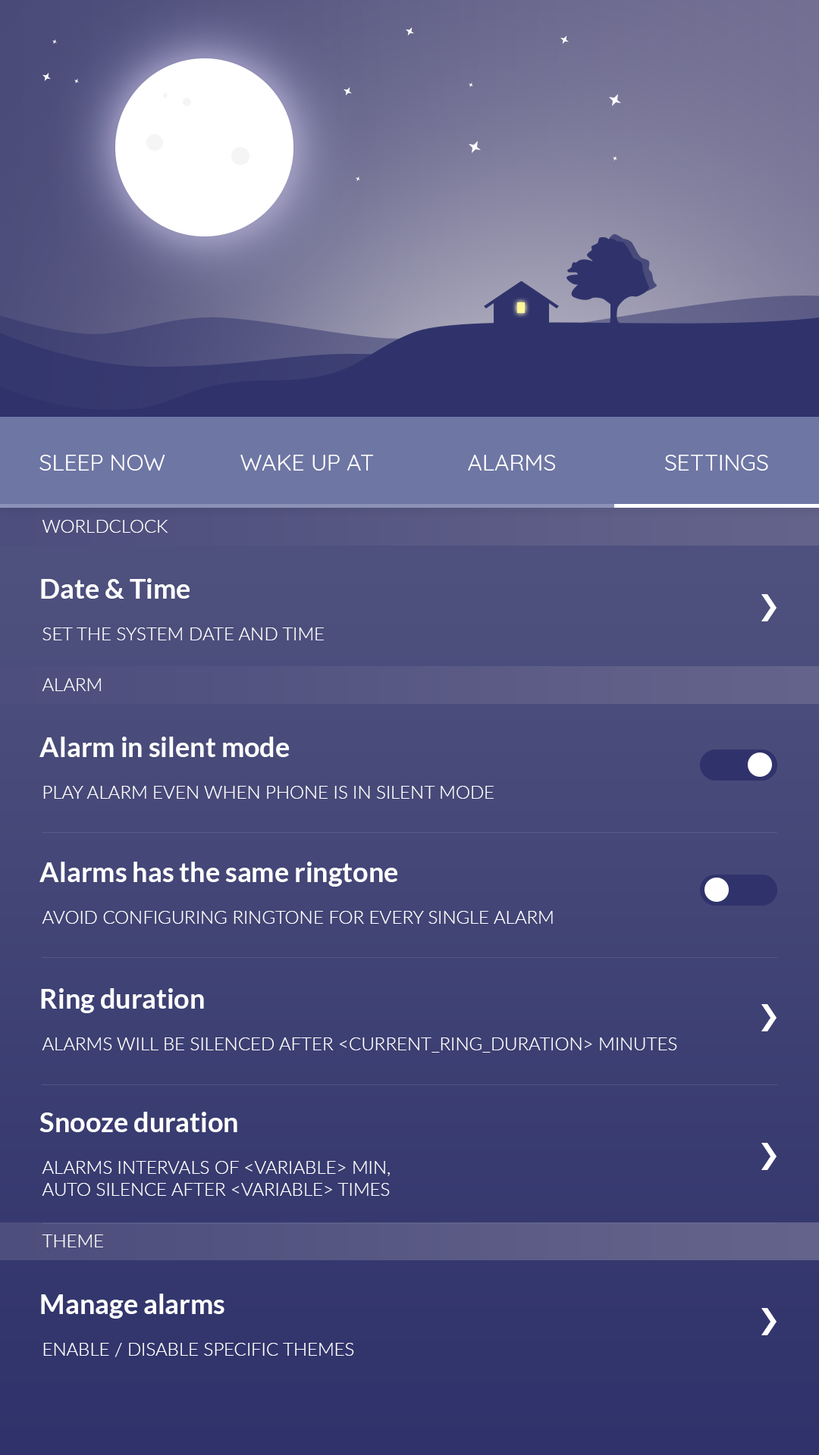
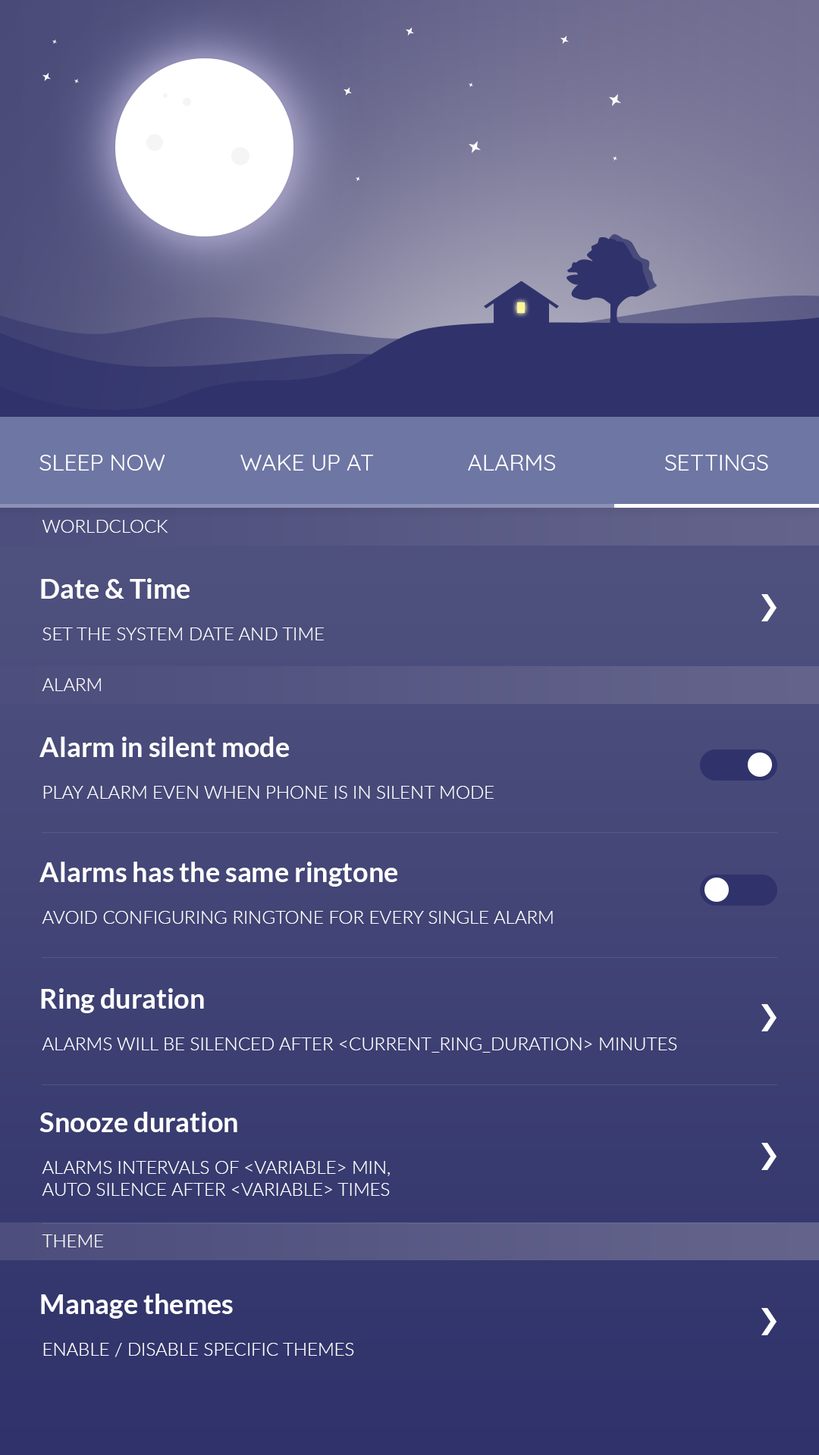
Before/after of a (819, 1455) layered artwork. What changed in the layer stack:
renamed "Manage alarms" to "Manage themes", painted on it over (x1=143, y1=1293, x2=233, y2=1315)
